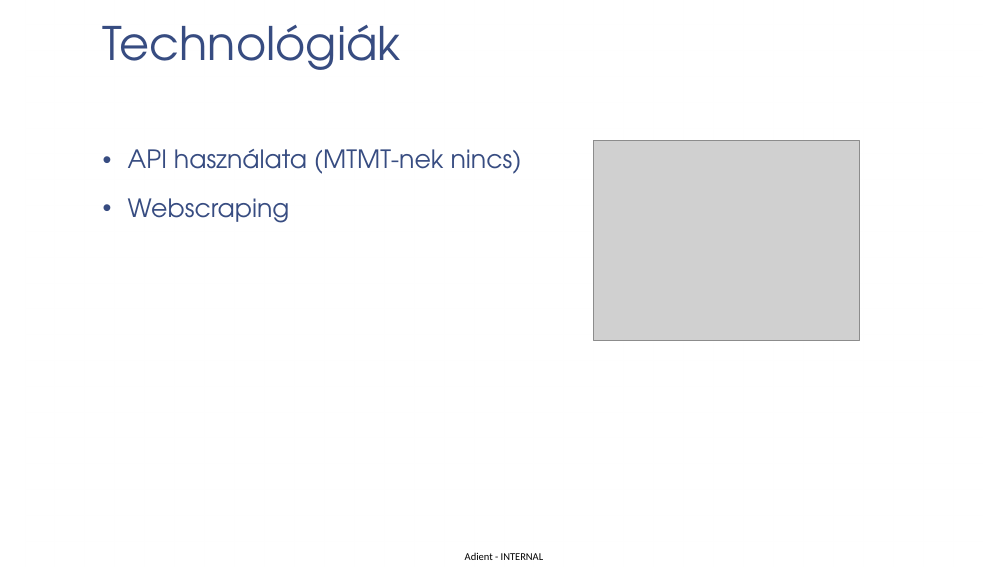
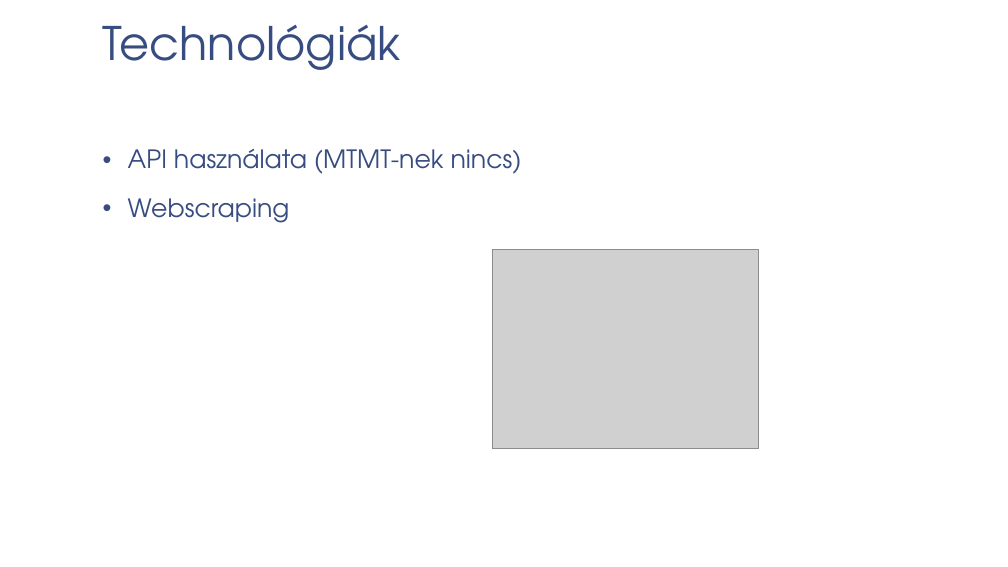
Before and after one commit to patmik2012/PubSync, a slide deck: slide 6 of Publikációs listák szinkronizálása.pptx. Drawn at 1008x567 pixels with LibreOffice and Linux fonts; fonts in the diff are those of the drawing; grey boxes stand for pictures; background and template pictures are left out. Boxes give left, top, right and bottom in pixels: in the first picture for what was removed or moved away, otherwise in the second. Text is boxed around its words. In the diff, an @@ line names an element or a change of style, - is before the commit and + after.

```diff
--- a/Publikációs listák szinkronizálása.pptx
+++ b/Publikációs listák szinkronizálása.pptx
@@ picture: place and size @@
-picture at [594, 141, 860, 340]
+picture at [492, 250, 758, 449]
@@ text removed at [465, 553, 543, 560] @@
-Adient - INTERNAL
```
Also in this commit, not shown: 4 other slides changed.
